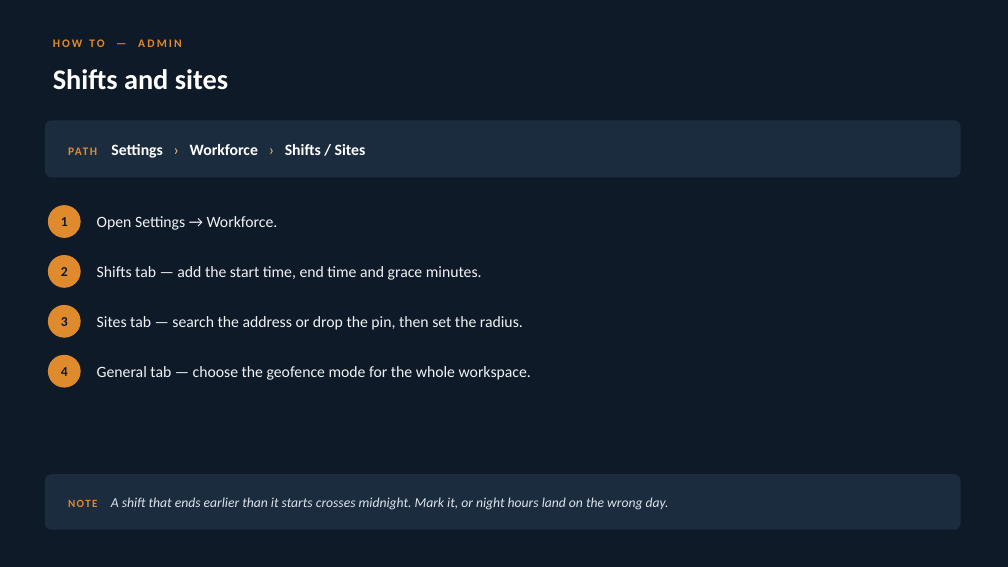
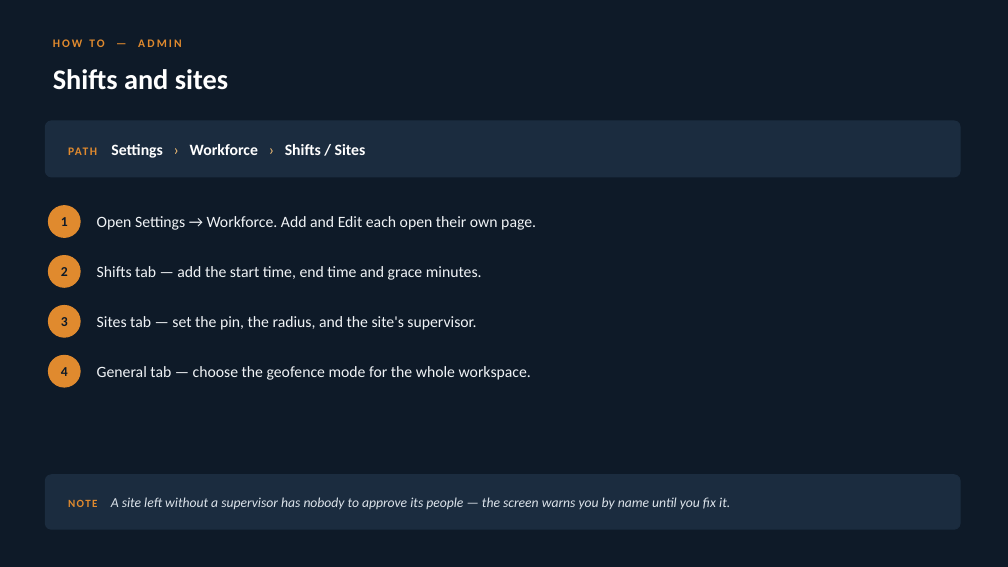
Before and after one commit to iammuniraa-wq/bpmsquare-app, a slide deck: slide 30 of docs/qa/BPMSquare_WFM_Feature_Guide.pptx (slide 28 before the commit). Drawn at 1008x567 pixels with LibreOffice and Linux fonts; fonts in the diff are those of the drawing. Boxes give left, top, right and bottom in pixels: in the first picture for what was removed or moved away, otherwise in the second. Text is boxed around its words. In the diff, an @@ line names an element or a change of style, - is before the commit and + after.

```diff
--- a/docs/qa/BPMSquare_WFM_Feature_Guide.pptx
+++ b/docs/qa/BPMSquare_WFM_Feature_Guide.pptx
@@ text at bbox=[97, 216, 536, 230]: text changed @@
-Open Settings → Workforce.
+Open Settings → Workforce. Add and Edit each open their own page.
@@ text at bbox=[97, 316, 476, 330]: text changed @@
-Sites tab — search the address or drop the pin, then set the radius.
+Sites tab — set the pin, the radius, and the site's supervisor.
@@ text at bbox=[68, 497, 730, 509]: text changed @@
-NOTE A shift that ends earlier than it starts crosses midnight. Mark it, or night hours land on the wrong day.
+NOTE A site left without a supervisor has nobody to approve its people — the screen warns you by name until you fix it.
```
Also in this commit, not shown: 14 other slides changed, 2 slides added, 1 other file.
